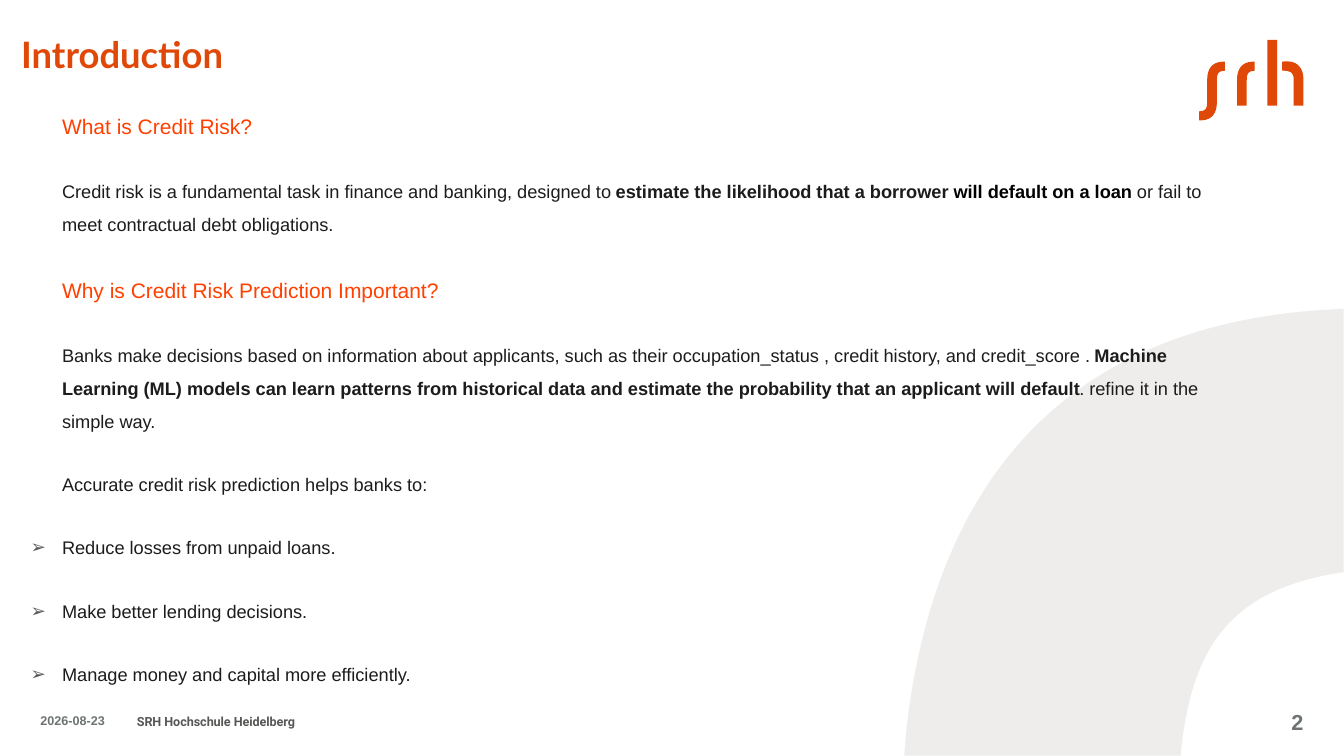
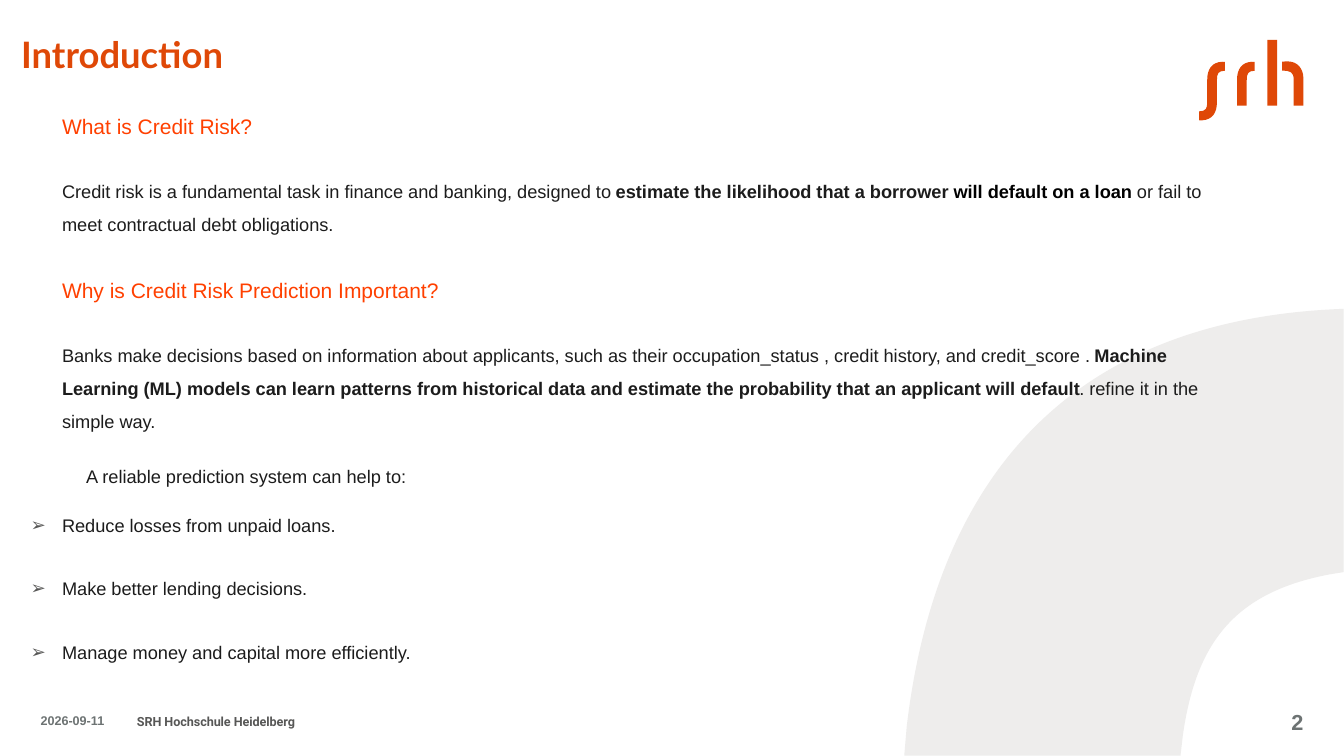
Before and after one commit to aminfeli/Thesis, a slide deck: slide 2 of 7-Presentation/presentation.pptx. Drawn at 1344x756 pixels with LibreOffice and Linux fonts; fonts in the diff are those of the drawing. Boxes give left, top, right and bottom in pixels: in the first picture for what was removed or moved away, otherwise in the second. Text is boxed around its words. In the diff, an @@ line names an element or a change of style, - is before the commit and + after.

```diff
--- a/7-Presentation/presentation.pptx
+++ b/7-Presentation/presentation.pptx
@@ text at bbox=[86, 469, 406, 487]: text changed @@
-Accurate credit risk prediction helps banks to:
+A reliable prediction system can help to:
@@ text at bbox=[41, 716, 105, 725]: text changed @@
-2026-08-23
+2026-09-11
```
Also in this commit, not shown: 33 other slides changed, 2 other files.
